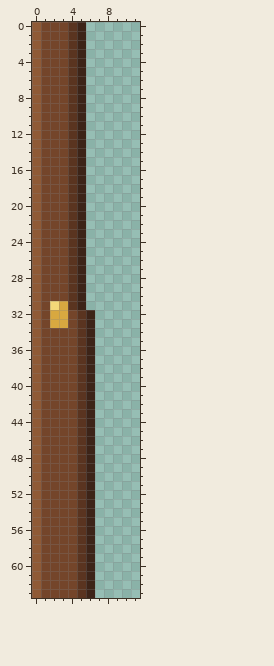
File history of a pixel-art file, game/art-src/room/door_open.aseprite. The first picture shows the starting point.
38x64 pixels, 1 frame. Shown: x 0..11, y 0..63.
Once edited:
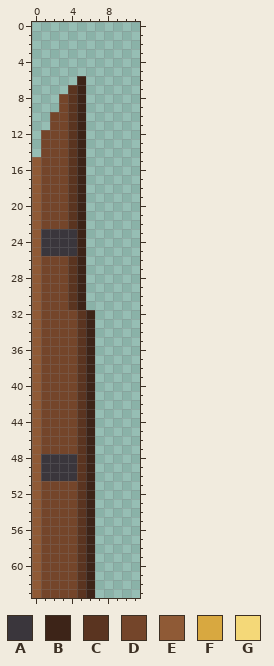
Palette (. is transparent): A #3a363c  B #3d2418  C #5a3420  D #74452a  E #8f5a36  F #d8a840  G #f4d878
Changes in this commit:
The author changed colour C to colour A in rows 23 to 25 at x 4.
The author changed colour D to colour A in rows 23 to 25 at x 1 to 3; in rows 48 to 50 at x 1 to 4.
The author changed colour F to colour D in row 31 at x 3; in rows 32 to 33 at x 2 to 3.
The author changed colour G to colour D in row 31 at x 2.
Colour B is removed in rows 0 to 5 at x 5.
Colour C is removed in rows 0 to 6 at x 4.
Colour D is removed in rows 0 to 7 at x 1 to 3; in rows 8 to 9 at x 1 to 2; in rows 10 to 11 at x 1.
Colour E is removed in rows 0 to 14 at x 0.
Pixel boxes of the changes (left, top, right, bottom) in both pictures:
erased: (32, 22, 86, 157)
changed: (41, 229, 77, 256)
changed: (50, 301, 68, 328)
changed: (41, 454, 77, 481)
